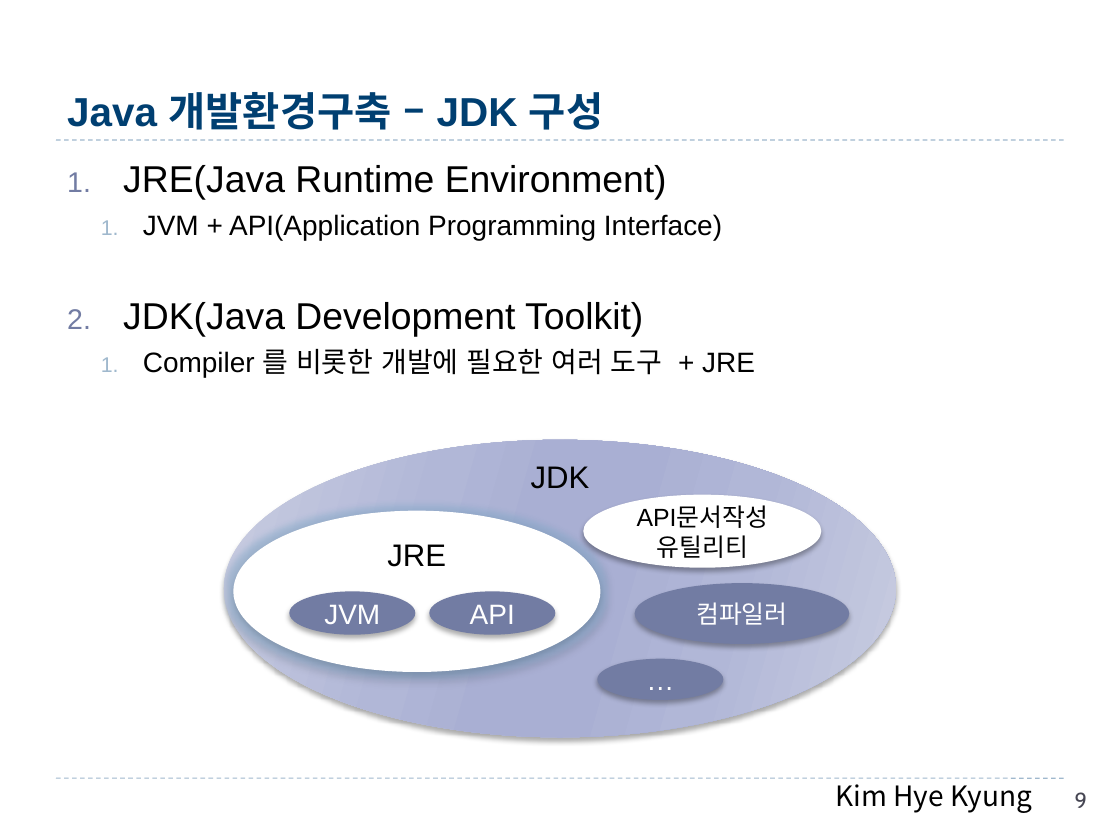
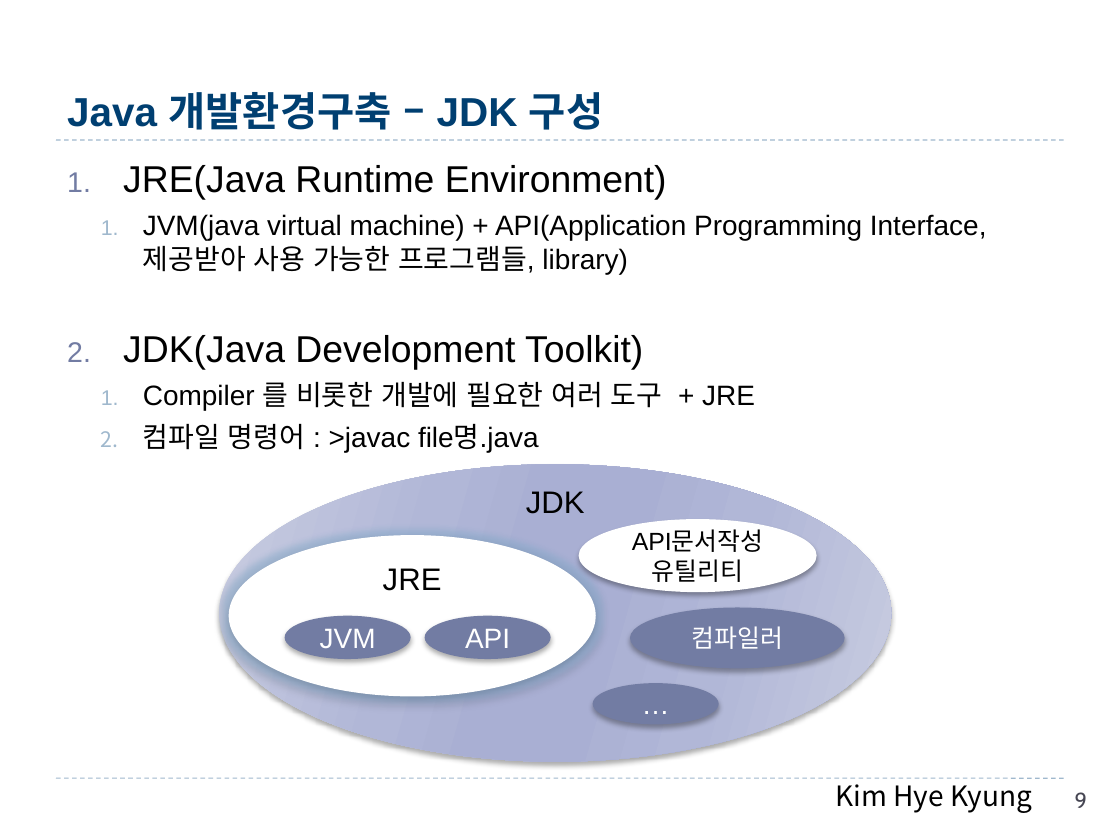
Before and after one commit to hwanginbeom/bigData, a slide deck: slide 9 of 1.Java_김혜경.pptx. Drawn at 1120x840 pixels with LibreOffice and Linux fonts; fonts in the diff are those of the drawing. Boxes give left, top, right and bottom in pixels: in the first picture for what was removed or moved away, otherwise in the second. Text is boxed around its words. In the diff, an @@ line names an element or a change of style, - is before the commit and + after.

```diff
--- a/1.Java_김혜경.pptx
+++ b/1.Java_김혜경.pptx
@@ text at (x1=143, y1=214, x2=987, y2=274): text changed @@
-  1. JVM + API(Application Programming Interface)
+  1. JVM(java virtual machine) + API(Application Programming Interface, 제공받아 사용 가능한 프로그램들, library)
@@ text at (x1=143, y1=424, x2=539, y2=452): paragraph added @@
+  2. 컴파일 명령어 : >javac file명.java
@@ 7 ellipses moved together from (x1=224, y1=440, x2=896, y2=738) to (x1=220, y1=465, x2=892, y2=763) @@
```
Also in this commit, not shown: 14 other slides changed, 1 slide added.
